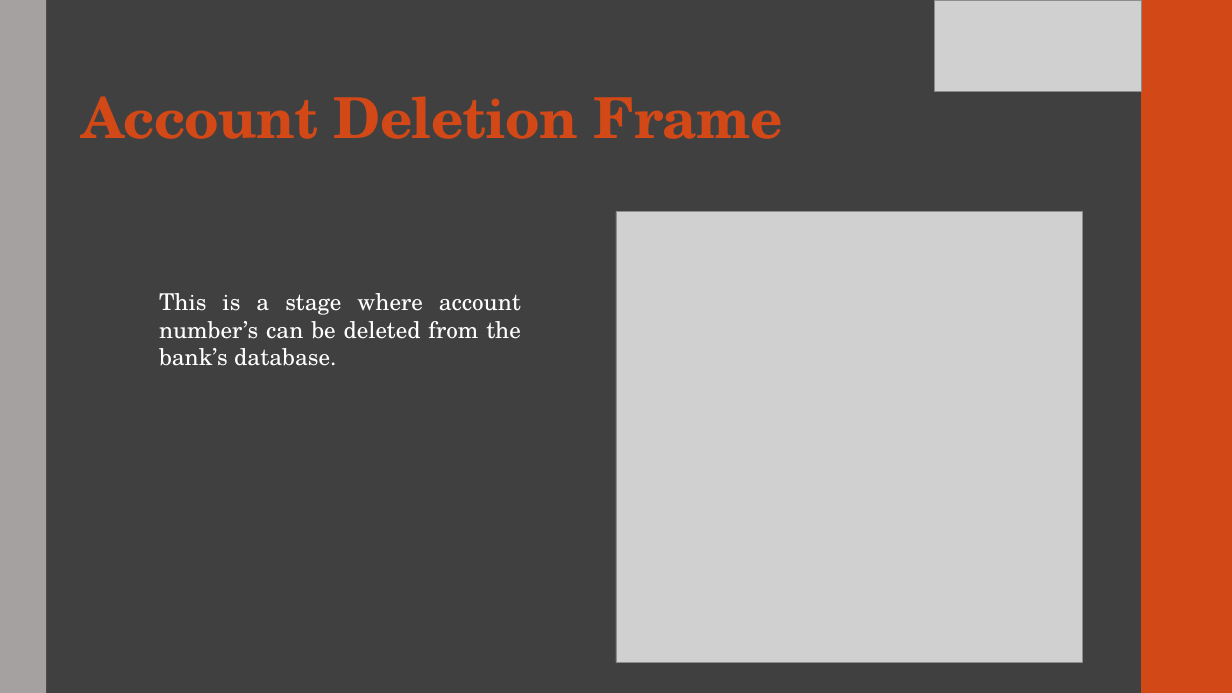
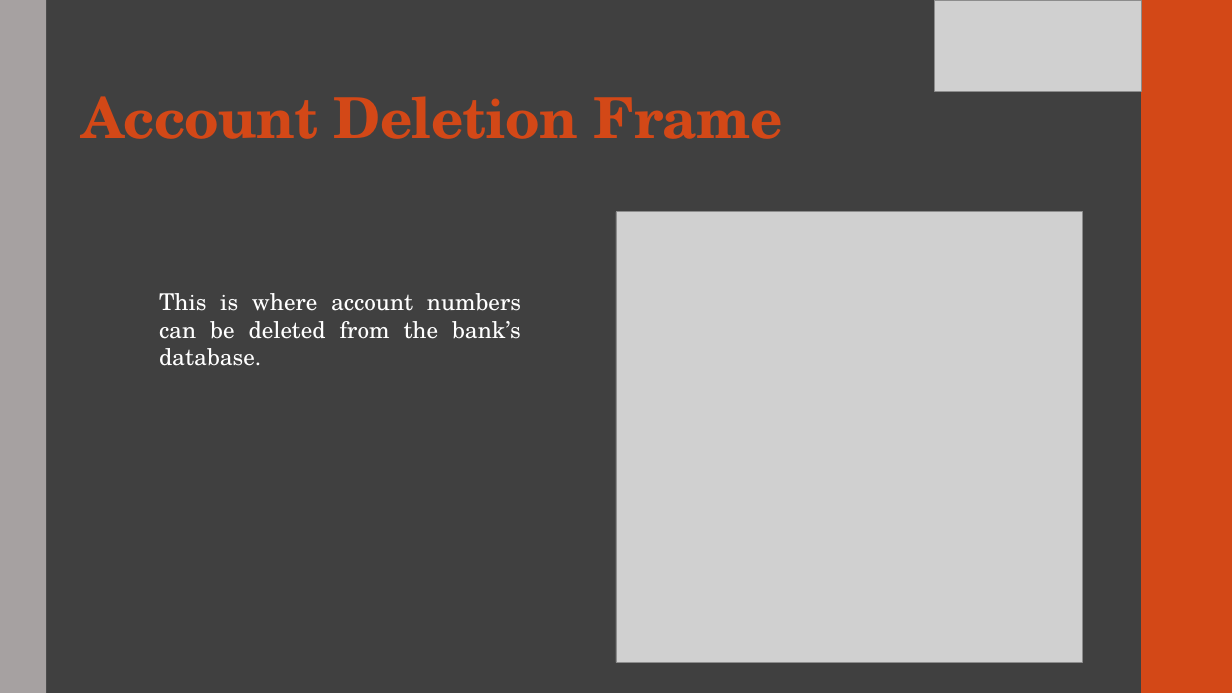
Before and after one commit to anjielayo/AZBanking, a slide deck: slide 10 of AZBanking presentation.pptx. Drawn at 1232x693 pixels with LibreOffice and Linux fonts; fonts in the diff are those of the drawing; grey boxes stand for pictures. Boxes give left, top, right and bottom in pixels: in the first picture for what was removed or moved away, otherwise in the second. Text is boxed around its words. In the diff, an @@ line names an element or a change of style, - is before the commit and + after.

```diff
--- a/AZBanking presentation.pptx
+++ b/AZBanking presentation.pptx
@@ text at (159,293,521,366): text changed @@
-This is a stage where account number’s can be deleted from the bank’s database.
+This is where account numbers can be deleted from the bank’s database.
```
Also in this commit, not shown: 12 other slides changed, 2 slides added, 8 other files.
